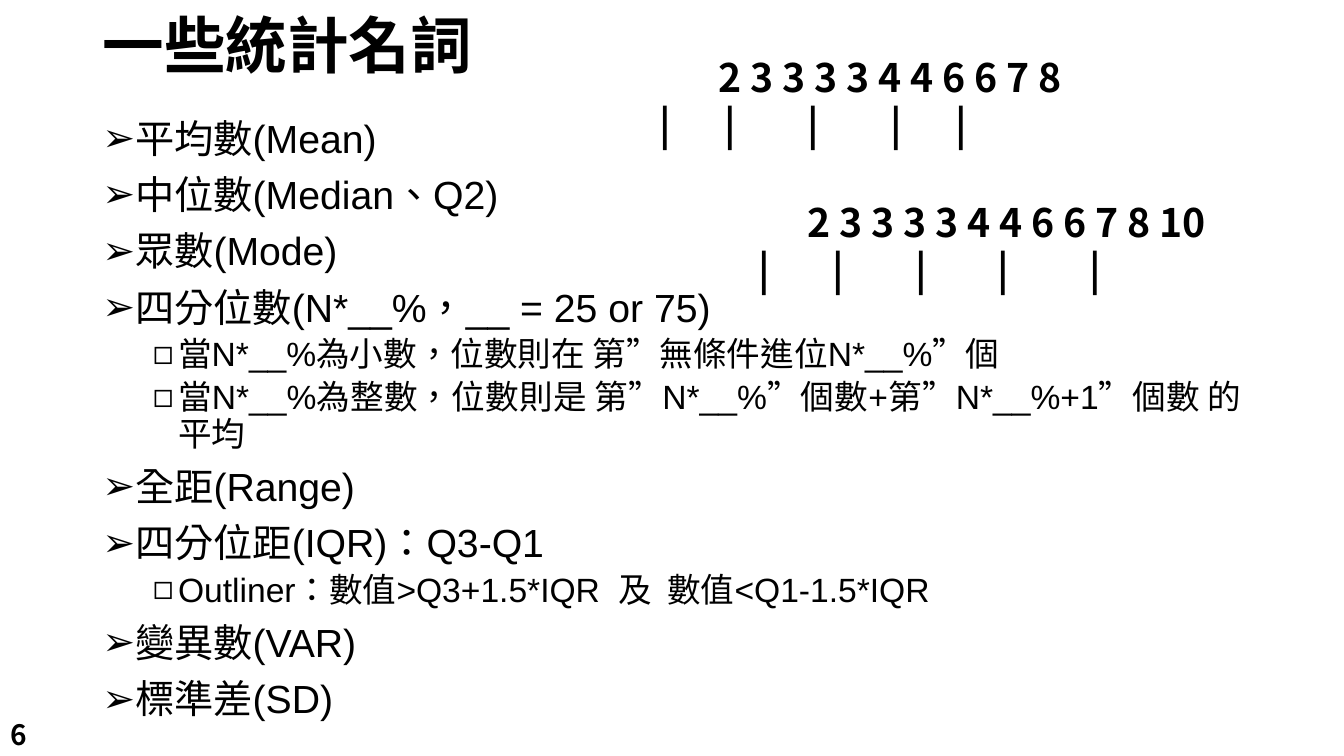
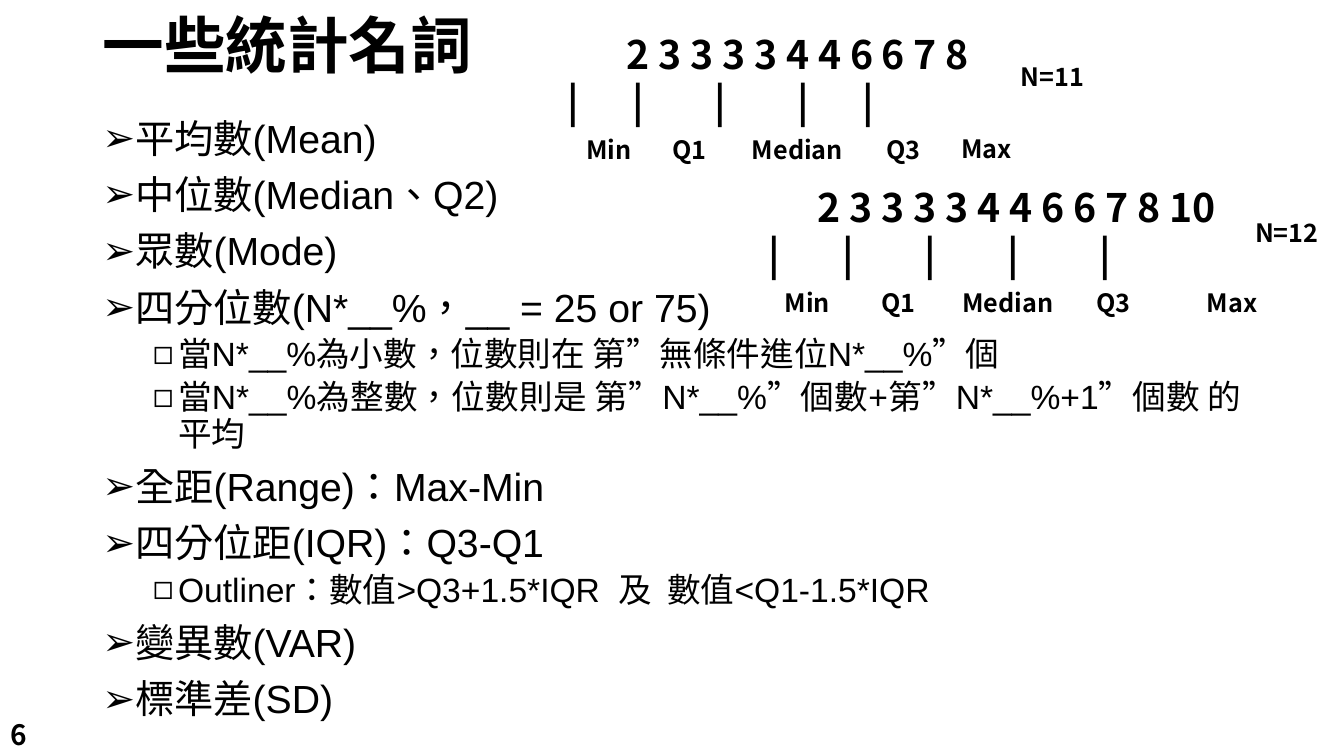
Before and after one commit to LeBronWilly/Basic_R_Language, a slide deck: slide 6 of R_Presentation.pptx. Drawn at 1344x756 pixels with LibreOffice and Linux fonts; fonts in the diff are those of the drawing; background and template pictures are left out. Boxes give left, top, right and bottom in pixels: in the first picture for what was removed or moved away, otherwise in the second. Text is boxed around its words. In the diff, an @@ line names an element or a change of style, - is before the commit and + after.

```diff
--- a/R_Presentation.pptx
+++ b/R_Presentation.pptx
@@ text "2 3 3 3 3 ...": place and size @@
-text "2 3 3 3 3 ..." at box(719, 62, 1062, 93)
+text "2 3 3 3 3 ..." at box(626, 39, 969, 70)
@@ text added at box(1021, 67, 1084, 86), 18 pt, text #000000, bold @@
+N=11
@@ group added at box(586, 138, 1012, 164): 5 texts @@
+Q1
+Median
+Q3
+Min
+Max
@@ text "2 3 3 3 3 ...": place and size @@
-text "2 3 3 3 3 ..." at box(808, 207, 1206, 238)
+text "2 3 3 3 3 ..." at box(818, 192, 1215, 223)
@@ text added at box(1255, 223, 1318, 242), 18 pt, text #000000, bold @@
+N=12
@@ group added at box(785, 291, 1258, 317): 5 texts @@
+Q1
+Median
+Q3
+Min
+Max
@@ text at box(135, 469, 544, 509): text changed @@
-➢ 全距(Range)
+➢ 全距(Range)：Max-Min
```
Also in this commit, not shown: 2 other slides changed.
